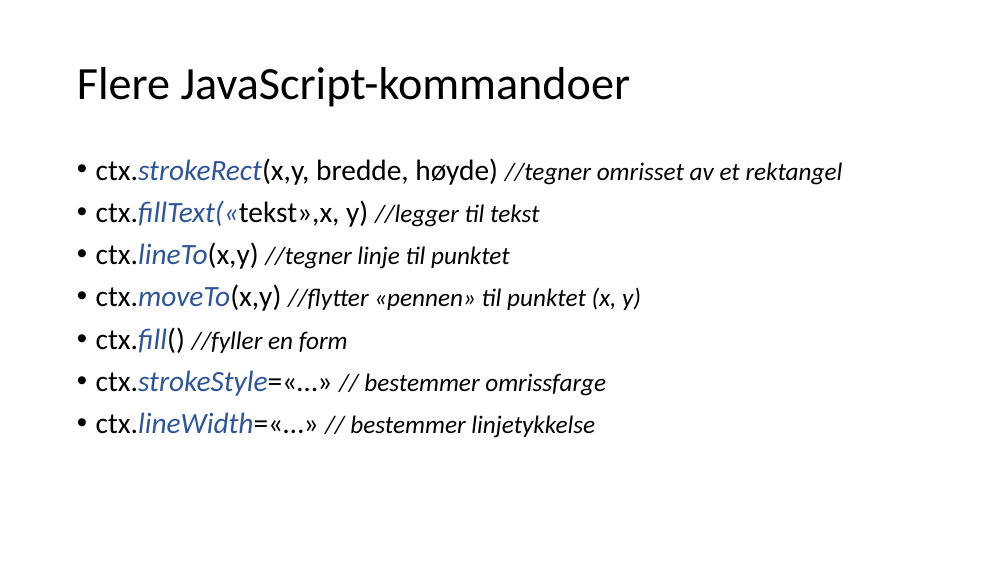
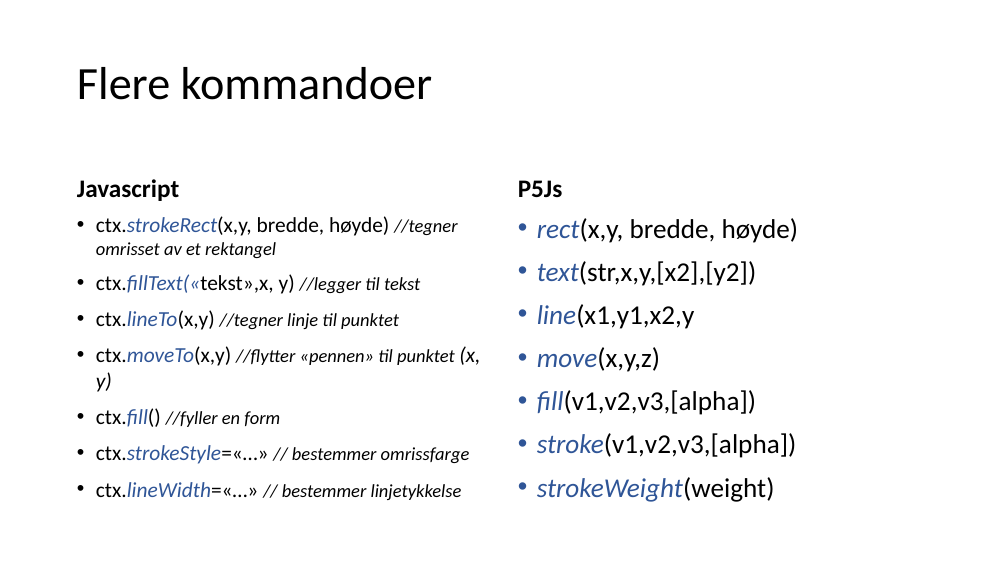
Before and after one commit to AizanM/IT2, a slide deck: slide 13 of Uke 36/Uke 36.pptx. Drawn at 1008x567 pixels with LibreOffice and Linux fonts; fonts in the diff are those of the drawing. Boxes give left, top, right and bottom in pixels: in the first picture for what was removed or moved away, otherwise in the second. Text is boxed around its words. In the diff, an @@ line names an element or a change of style, - is before the commit and + after.

```diff
--- a/Uke 36/Uke 36.pptx
+++ b/Uke 36/Uke 36.pptx
@@ title at (77, 67, 433, 100): text changed @@
-Flere JavaScript-kommandoer
+Flere kommandoer
@@ text added at (77, 179, 179, 201), 24 pt, text #000000, bold @@
+Javascript
@@ text "ctx.strokeRect(x,y, bredde, høyde) //tegner omrisset ...": place and size @@
-text "ctx.strokeRect(x,y, bredde, høyde) //tegner omrisset ..." at (96, 158, 843, 438)
+text "ctx.strokeRect(x,y, bredde, høyde) //tegner omrisset ..." at (96, 216, 480, 500)
@@ text "ctx.strokeRect(x,y, bredde, høyde) //tegner omrisset ..." at (96, 216, 480, 500): size 28 to 20.4 pt in "ctx.strokeRect(x,y, bredde, høyde)", "ctx.fillText(«tekst»,x, y)", "ctx.lineTo(x,y)", "ctx.moveTo(x,y)" and 3 more places; size 24 to 17.6 pt in "//tegner omrisset av et rektangel", "//legger til tekst", "//tegner linje til punktet", "//flytter «pennen» til punktet" and 3 more places; size 24 to 20.4 pt in "(x, y)"; line spacing 0.9 to 1 @@
@@ text added at (518, 180, 563, 197), 24 pt, text #000000, bold @@
+P5Js
@@ text added at (537, 218, 799, 502), 25.9 pt, text #000000 @@
+• rect(x,y, bredde, høyde)
+• text(str,x,y,[x2],[y2])
+• line(x1,y1,x2,y
+• move(x,y,z)
+• fill(v1,v2,v3,[alpha])
+• stroke(v1,v2,v3,[alpha])
+• strokeWeight(weight)
```
Also in this commit, not shown: 2 other slides changed, 1 slide added, 6 other files.
